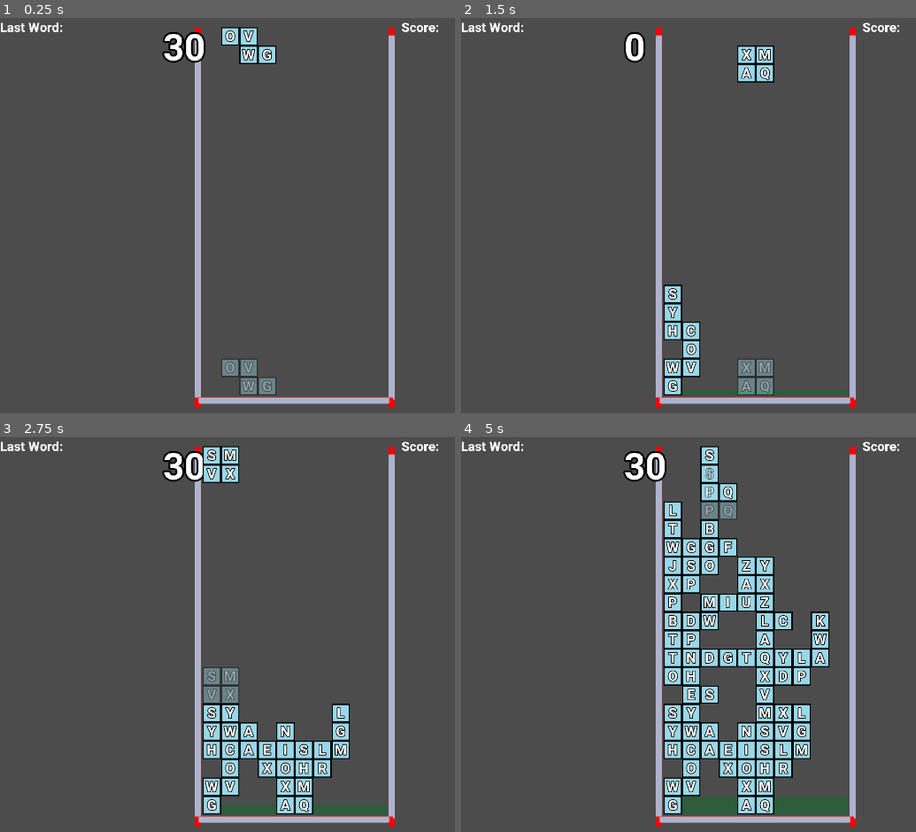
Above: before the commit, frames 1-4 (two rows, left to right).
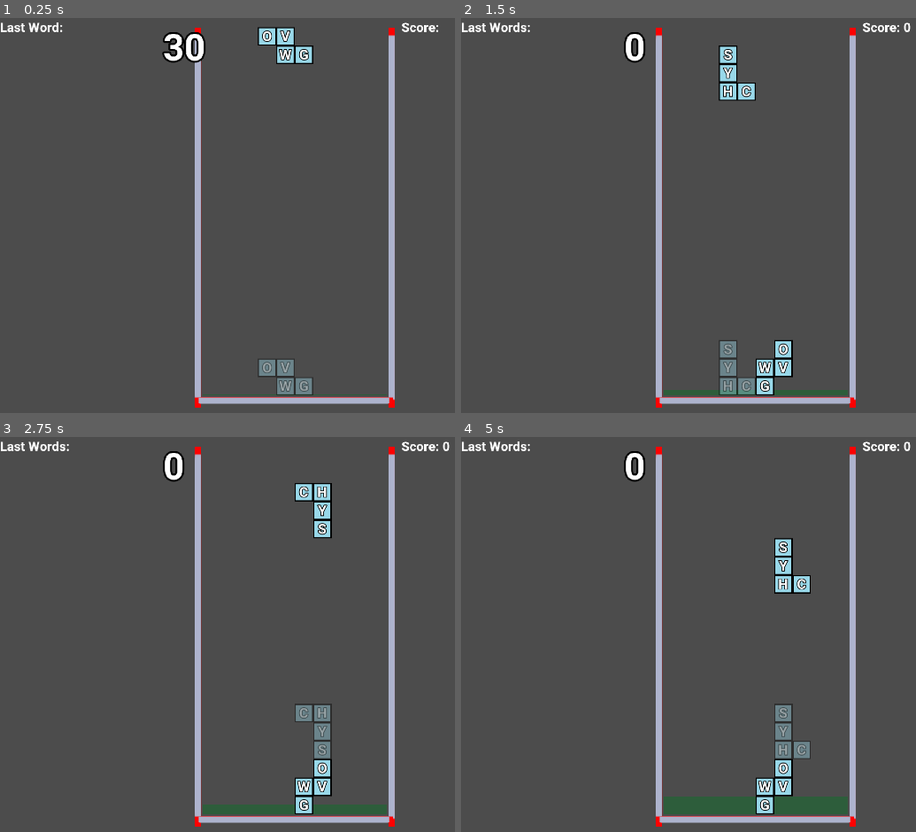
Above: after the commit, the same moments.

Repository: lmorgan42/Thesis
Game: Godot game, scene res://Main.tscn
Two runs of this game, one before a commit and one after it. Both use one fixed random seed, a clock stepped at 60 frames per second and the inputs below.
Inputs (mouse positions are in pixels of both pictures, inside the frame that each line leads up to):
- Up to frame 1 (0.25 s): no input
- Up to frame 2 (1.5 s): move the mouse to (outside the picture) at 0.52 s; hold Right (move_block_right) 0.53-1.28 s; hold E (rotate_block_clockwise) 0.53-1.28 s; click (outside the picture) at 0.67 s; move the mouse to (674, 235) at 1.27 s; hold Space (slam_down) from 1.28 s (still down); tap Down (fast_fall) at 1.35 s
- Up to frame 3 (2.75 s): tap E (rotate_block_clockwise) at 1.55 s; move the mouse to (423, 547) at 2.02 s; release Space (slam_down) at 2.03 s; hold Right (move_block_right) from 2.03 s (still down); hold E (rotate_block_clockwise) from 2.03 s (still down)
- Up to frame 4 (5 s): move the mouse to (779, 713) at 2.77 s; release E (rotate_block_clockwise) at 2.78 s; tap W (rotate_block_counterclockwise) at 2.85 s; click (779, 713) at 2.92 s; tap E (rotate_block_clockwise) at 3.05, 4.55 s; move the mouse to (outside the picture) at 3.52 s; release Right (move_block_right) at 3.53 s; hold E (rotate_block_clockwise) 3.53-4.28 s; hold Left (move_block_left) from 3.53 s (still down); move the mouse to (602, 575) at 4.27 s; tap Down (fast_fall) at 4.35 s

The runs differ from the first frame. In frame 1, 2.7% of the frame differs, in the area x 48-69%, y 2-96%; in frame 2, 4.3%; in frame 3, 7.9%; in frame 4, 17%, in the area x 13-99%, y 1-96%.

Commit message:
added correct scoring and letter rotation

Diff:
--- a/AIInputManager.gd
+++ b/AIInputManager.gd
@@ -7,6 +7,8 @@
 var inputting = false
 var stopOnEmpty = true
 var delay = true
+var midPlacing = false
+var placingPosition = -1
 
 func init(GameManager):
 	$"Lowest point AI".init(GameManager)
@@ -22,6 +24,32 @@
 func addCommand(command):
 	commandQueue.push_back(command)
 
+func placeBlock(position, rotation):
+	print("placing block")
+	placingPosition = position
+	midPlacing = true
+	for i in range(rotation): self.addCommand("rotate_block_clockwise")
+	self.start()
+
+func placeBlockFinish():
+	var neededMovement = placingPosition - getCurrentBlockLeftmost()
+	var moveString
+	if neededMovement < 0:
+		moveString = "move_block_left"
+		neededMovement *= -1
+	else:
+		moveString = "move_block_right"
+	for i in range(neededMovement):
+		self.addCommand(moveString)
+	self.addCommand("slam_down")
+	self.start()
+
+func getCurrentBlockLeftmost():
+	var leftmost = 20
+	for block in get_parent().curNimo.blocks:
+		if block.coords.x < leftmost: leftmost = block.coords.x
+	return leftmost
+
 func start(stopOnEmpty = true):
 	self.inputting = true
 	self.stopOnEmpty = stopOnEmpty
@@ -34,4 +62,9 @@
 		var full = executeNext()
 		if not full and self.stopOnEmpty:
 			self.inputting = false
-			emit_signal("finished")
+			if midPlacing:
+				midPlacing = false
+				placeBlockFinish()
+			else:
+				print("emitting finished")
+				emit_signal("finished")
--- a/Lowest point AI.gd
+++ b/Lowest point AI.gd
@@ -185,15 +185,16 @@
 
 func resolveMovement(boardIndex):
 	var board = potentialBoards[boardIndex]
-	for i in range(board.rotation):
-		get_parent().addCommand("rotate_block_clockwise")
-	for i in range(6):
-		get_parent().addCommand("move_block_left")
-	for i in range(board.position):
-		get_parent().addCommand("move_block_right")
-	get_parent().addCommand("slam_down")
+	get_parent().placeBlock(board.position, board.rotation)
+#	for i in range(board.rotation):
+#		get_parent().addCommand("rotate_block_clockwise")
+#	for i in range(6):
+#		get_parent().addCommand("move_block_left")
+#	for i in range(board.position):
+#		get_parent().addCommand("move_block_right")
+#	get_parent().addCommand("slam_down")
 	potentialBoards = []
-	get_parent().start()
+#	get_parent().start()
 
 
 func _on_AIInputManager_finished():
--- a/Main.gd
+++ b/Main.gd
@@ -28,7 +28,7 @@
 var scoreAddition = 0.5;
 var scoreCapTime = 0.0
 var holdingTime = 5
-var aicontrolled = true
+var aicontrolled = false
 var blockInput = false
 
 func _ready():
@@ -162,6 +162,7 @@
 
 
 	#check every row and delete them all if cleared
+	var clearedRows = []
 	for i in range(20):
 		var filled = true
 		for k in range(10):
@@ -169,13 +170,42 @@
 				filled = false
 				break
 		if filled:
-			print("deleting row " + str(i))
-			superNimo.deleteRow(i)
-			superNimo.dropRows()
+#			superNimo.deleteRow(i)
+#			superNimo.dropRows()
+			clearedRows.append(i)
+	#look for words and score cleared rows
+	var tempScore = 0
+	var lastWords = []
+	var lastWordsLocations = []
+	for row in clearedRows:
+		var toCheck = ""
+		for i in range(10):
+			if superNimo.blocks[i][row] == null: toCheck += " "
+			else: toCheck += superNimo.blocks[i][row].letter
+		var subString = checkForWords(toCheck)
+		if subString.y != -1:
+			var foundWord = ""
+			if subString.z == -1: foundWord = invertString(toCheck.substr(subString.x, subString.y))
+			else: foundWord = toCheck.substr(subString.x, subString.y)
+			lastWords.append(foundWord)
+			lastWordsLocations.append(subString)
+			tempScore += calcWordScore(foundWord)
+	#update score and lastWords
+	self.score += len(clearedRows) * tempScore
+	updateScore()
+	var wordText = "Last Words: "
+	for word in lastWords:
+		wordText += word + "\n"
+	$LastWord.text = wordText
+	#clear rows
+	for row in clearedRows:
+		superNimo.deleteRow(row)
+	superNimo.dropRows()
 
 	curNimo.queue_free()
 	createNimo(blockMaker.getNextNimo())
 
+#TODO update function to find higest scoring word as oppose to first
 func checkForWords(toCheck):
 	var toRe = Vector3(0,-1, 1)
 	for i in range(len(toCheck), MIN_WORD_LEN - 1, -1):
--- a/Nimo.gd
+++ b/Nimo.gd
@@ -98,7 +98,7 @@
 
 func letterRotateSort(a, b):
 	if a.coords.y == b.coords.y:
-		return a.coords.x < b.coords.y
+		return a.coords.x > b.coords.x
 	return a.coords.y > b.coords.y
 
 func rotateLetters(direc : int):
